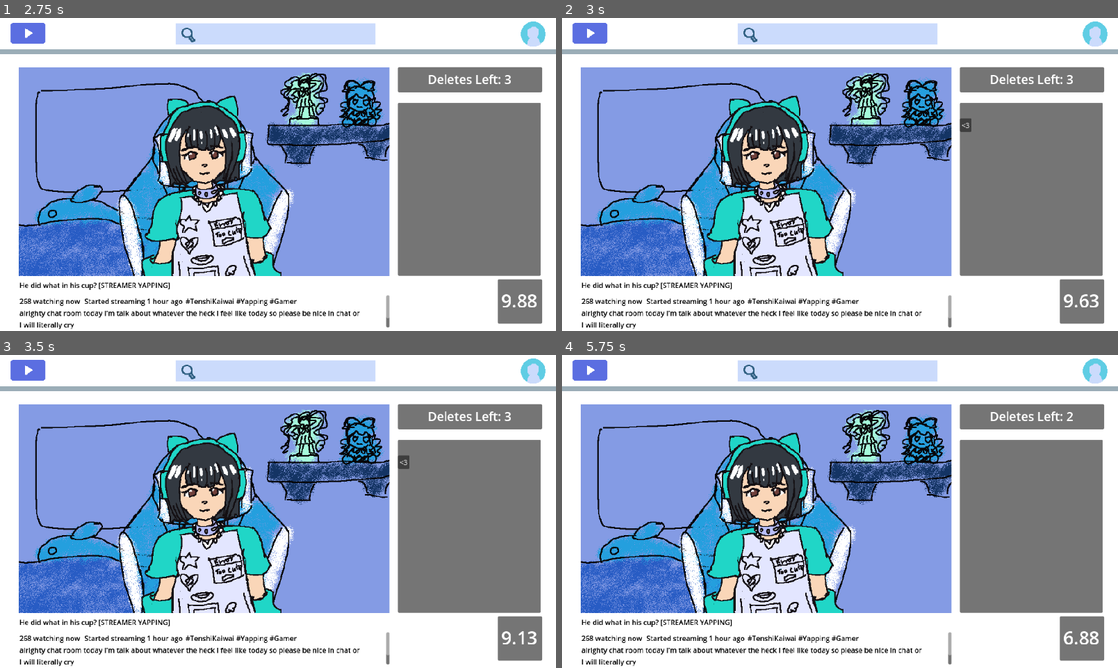
Above: before the commit, frames 1-4 (two rows, left to right).
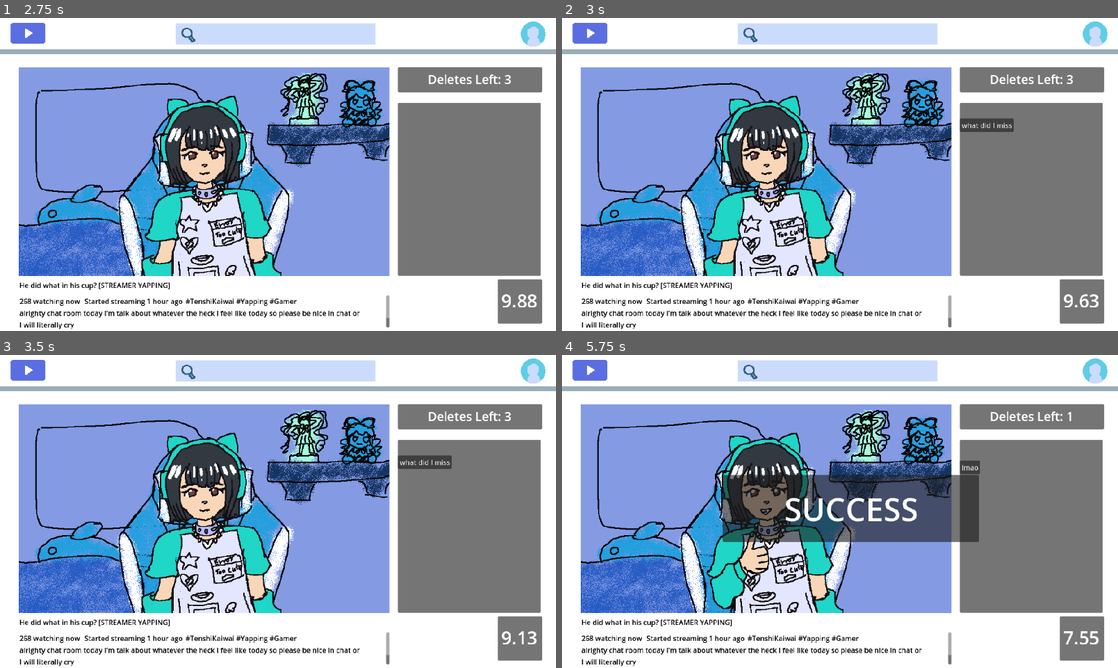
Above: after the commit, the same moments.

Repository: Contemplationjpg/NeedyMicro
Game: Godot game, scene res://Scenes/title.tscn
Two runs of this game, one before a commit and one after it. Both use one fixed random seed, a clock stepped at 60 frames per second and the inputs below.
Inputs (mouse positions are in pixels of both pictures, inside the frame that each line leads up to):
- Up to frame 1 (2.75 s): click "Play" at 0.5 s; tap Enter at 1.25 s; tap Space at 2 s
- Up to frame 2 (3 s): no input
- Up to frame 3 (3.5 s): no input
- Up to frame 4 (5.75 s): click "<3" (after the commit: "what did I miss") at 3.5 s; click (967, 464) at 4.25 s, where only the run after the commit has a clickable "yeah"; click (1017, 464) at 5 s, where only the run after the commit has a clickable "i see why people don't watch …"

Frame 1 is identical in both runs. In frame 2, 0.3% of the frame differs, in the area x 71-82%, y 32-37%; in frame 3, 0.3%; in frame 4, 9.7%, in the area x 25-97%, y 18-93%.

Commit message:
updated chat message logic

Diff:
--- a/needymicro/Scenes/game_manager.gd
+++ b/needymicro/Scenes/game_manager.gd
@@ -155,16 +155,12 @@
 
 func _on_chat_timer_timeout() -> void:
 	if state > 0 and not gameOver:
-		var t = rng.randi_range(0,1)
-		if t==0:
-			pass
+		var s = rng.randi_range(0,7)
+		if not alreadyBadMessage and countdown.time<3.5:
+			_create_chat_message(true)
+			alreadyBadMessage = true
+		elif not alreadyBadMessage and s==0:
+			_create_chat_message(true)
+			alreadyBadMessage = true
 		else:
-			var s = rng.randi_range(0,7)
-			if not alreadyBadMessage and countdown.time<3.5:
-				_create_chat_message(true)
-				alreadyBadMessage = true
-			elif not alreadyBadMessage and s==0:
-				_create_chat_message(true)
-				alreadyBadMessage = true
-			else:
-				_create_chat_message(false)
+			_create_chat_message(false)
